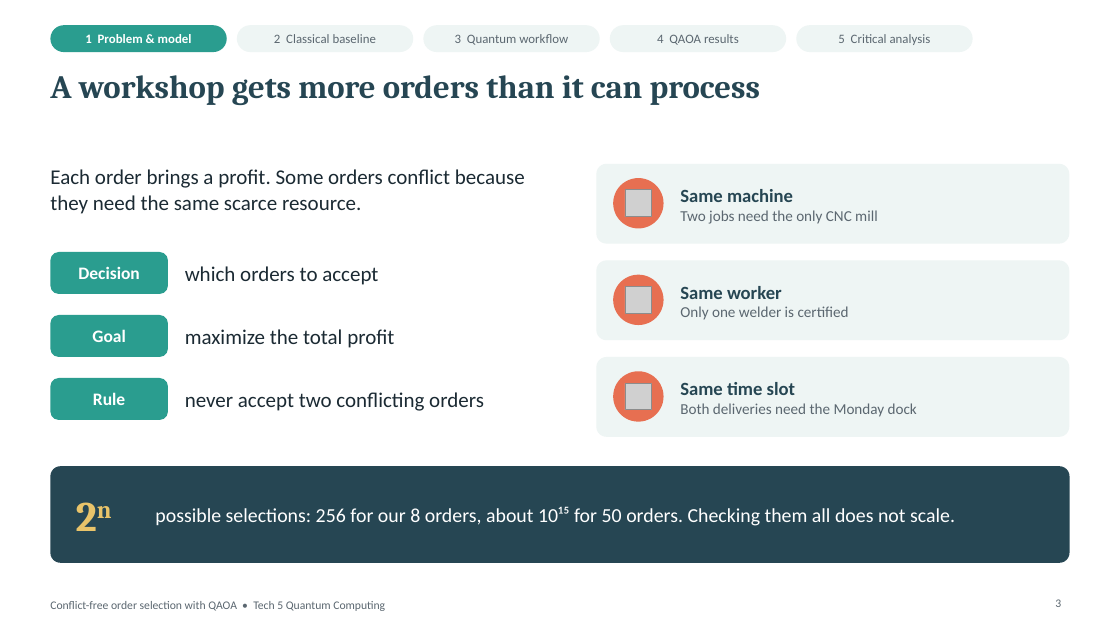
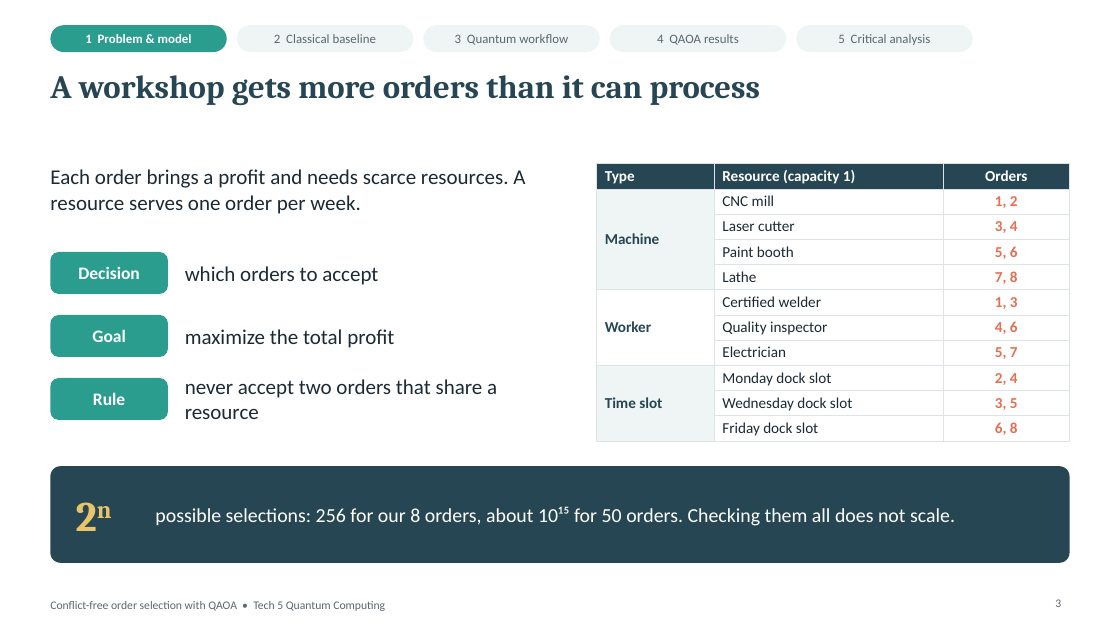
Before and after one commit to Julian52575/Quantum-Computing, a slide deck: slide 3 of presentation/order_selection_defense.pptx. Drawn at 1120x630 pixels with LibreOffice and Linux fonts; fonts in the diff are those of the drawing; grey boxes stand for pictures. Boxes give left, top, right and bottom in pixels: in the first picture for what was removed or moved away, otherwise in the second. Text is boxed around its words. In the diff, an @@ line names an element or a change of style, - is before the commit and + after.

```diff
--- a/presentation/order_selection_defense.pptx
+++ b/presentation/order_selection_defense.pptx
@@ text at (x1=50, y1=169, x2=525, y2=214): text changed @@
-Each order brings a profit. Some orders conflict because they need the same scarce resource.
+Each order brings a profit and needs scarce resources. A resource serves one order per week.
@@ rounded rectangle removed at (x1=597, y1=164, x2=1070, y2=244) @@
@@ table added at (x1=597, y1=164, x2=1070, y2=440), 11 rows, 3 columns @@
+Type | Resource (capacity 1) | Orders
+Machine | CNC mill | 1, 2
+ | Laser cutter | 3, 4
+ | Paint booth | 5, 6
+ | Lathe | 7, 8
+Worker | Certified welder | 1, 3
+ | Quality inspector | 4, 6
+ | Electrician | 5, 7
+Time slot | Monday dock slot | 2, 4
+ | Wednesday dock slot | 3, 5
+ | Friday dock slot | 6, 8
@@ ellipse removed at (x1=613, y1=178, x2=664, y2=229) @@
@@ picture removed at (x1=625, y1=190, x2=652, y2=217) @@
@@ text removed at (x1=680, y1=189, x2=878, y2=224) @@
-Same machine
-Two jobs need the only CNC mill
@@ rounded rectangle removed at (x1=597, y1=260, x2=1070, y2=340) @@
@@ ellipse removed at (x1=613, y1=275, x2=664, y2=325) @@
@@ picture removed at (x1=625, y1=287, x2=652, y2=313) @@
@@ text removed at (x1=680, y1=286, x2=849, y2=320) @@
-Same worker
-Only one welder is certified
@@ rounded rectangle removed at (x1=597, y1=357, x2=1070, y2=437) @@
@@ text at (x1=185, y1=379, x2=497, y2=419): text changed @@
-never accept two conflicting orders
+never accept two orders that share a resource
@@ ellipse removed at (x1=613, y1=371, x2=664, y2=422) @@
@@ picture removed at (x1=625, y1=383, x2=652, y2=410) @@
@@ text removed at (x1=680, y1=382, x2=917, y2=417) @@
-Same time slot
-Both deliveries need the Monday dock
```
Also in this commit, not shown: 10 other files.
